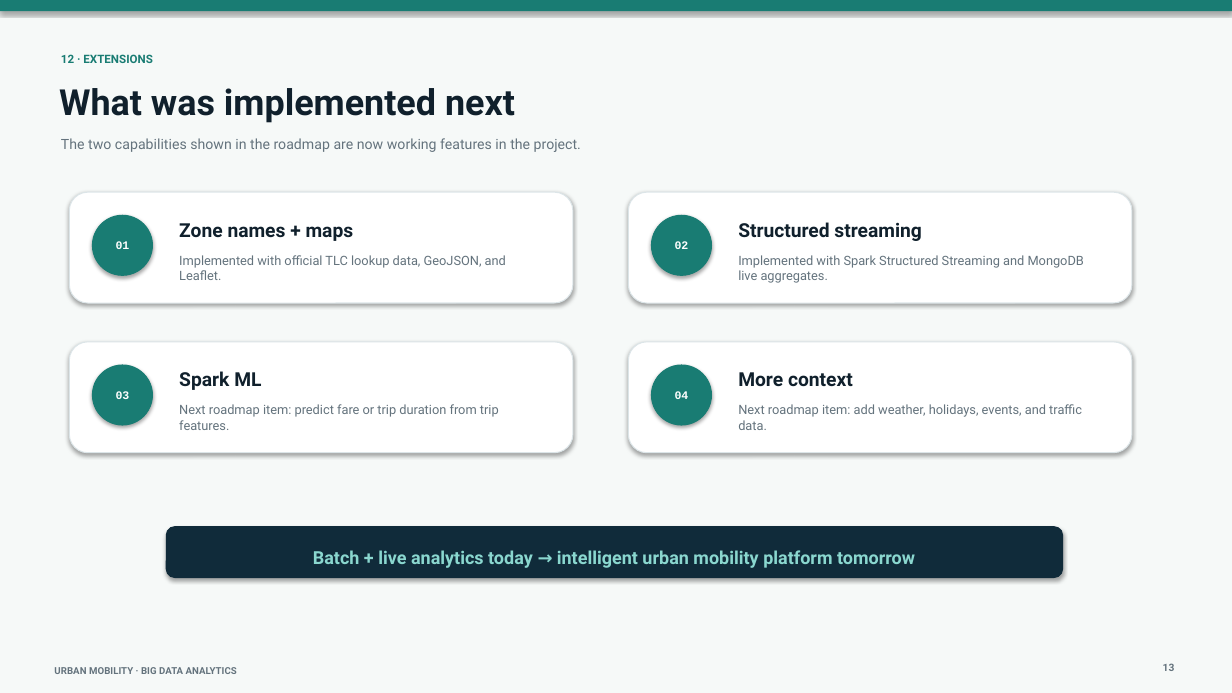
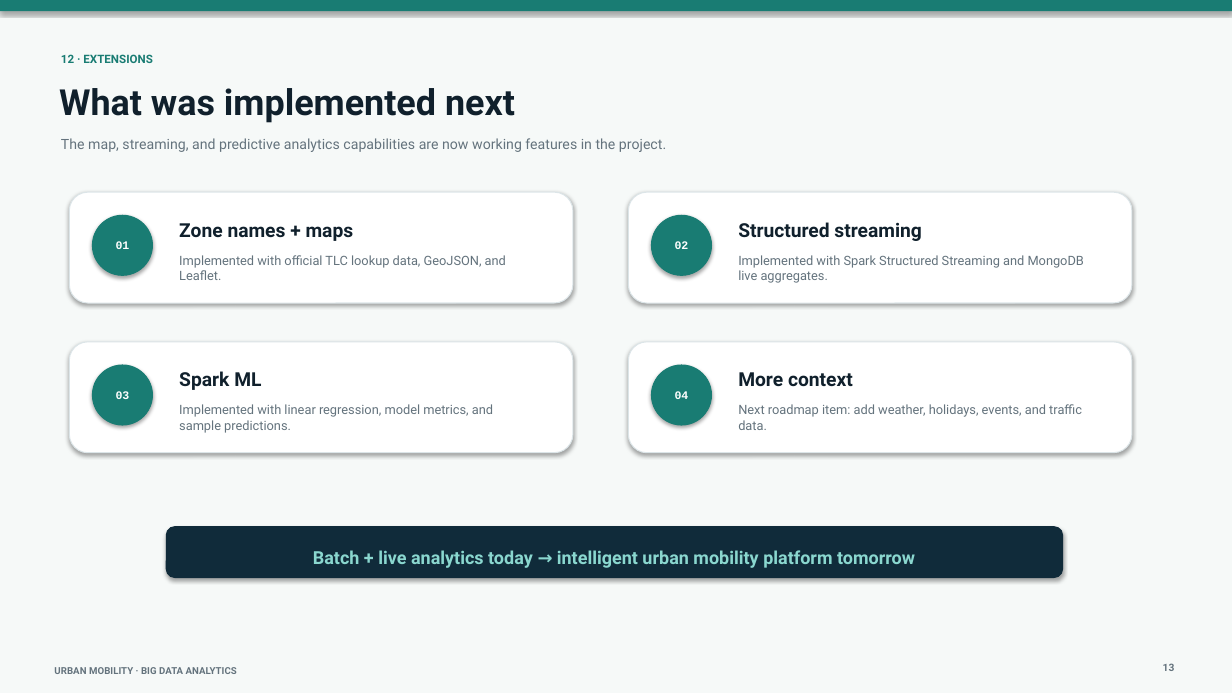
Before and after one commit to ParekhJash1/urban-mobility-big-data-analytics, a slide deck: slide 13 of docs/Urban_Mobility_Big_Data_Analytics_Jash_Parekh_Updated.pptx. Drawn at 1232x693 pixels with LibreOffice and Linux fonts; fonts in the diff are those of the drawing. Boxes give left, top, right and bottom in pixels: in the first picture for what was removed or moved away, otherwise in the second. Text is boxed around its words. In the diff, an @@ line names an element or a change of style, - is before the commit and + after.

Commit message:
feat: add spark ml fare prediction

```diff
--- a/docs/Urban_Mobility_Big_Data_Analytics_Jash_Parekh_Updated.pptx
+++ b/docs/Urban_Mobility_Big_Data_Analytics_Jash_Parekh_Updated.pptx
@@ text at [61, 138, 666, 152]: text changed @@
-The two capabilities shown in the roadmap are now working features in the project.
+The map, streaming, and predictive analytics capabilities are now working features in the project.
@@ text at [179, 404, 493, 433]: text changed @@
-Next roadmap item: predict fare or trip duration from trip features.
+Implemented with linear regression, model metrics, and sample predictions.
```
Also in this commit, not shown: 2 other slides changed, 10 other files.
